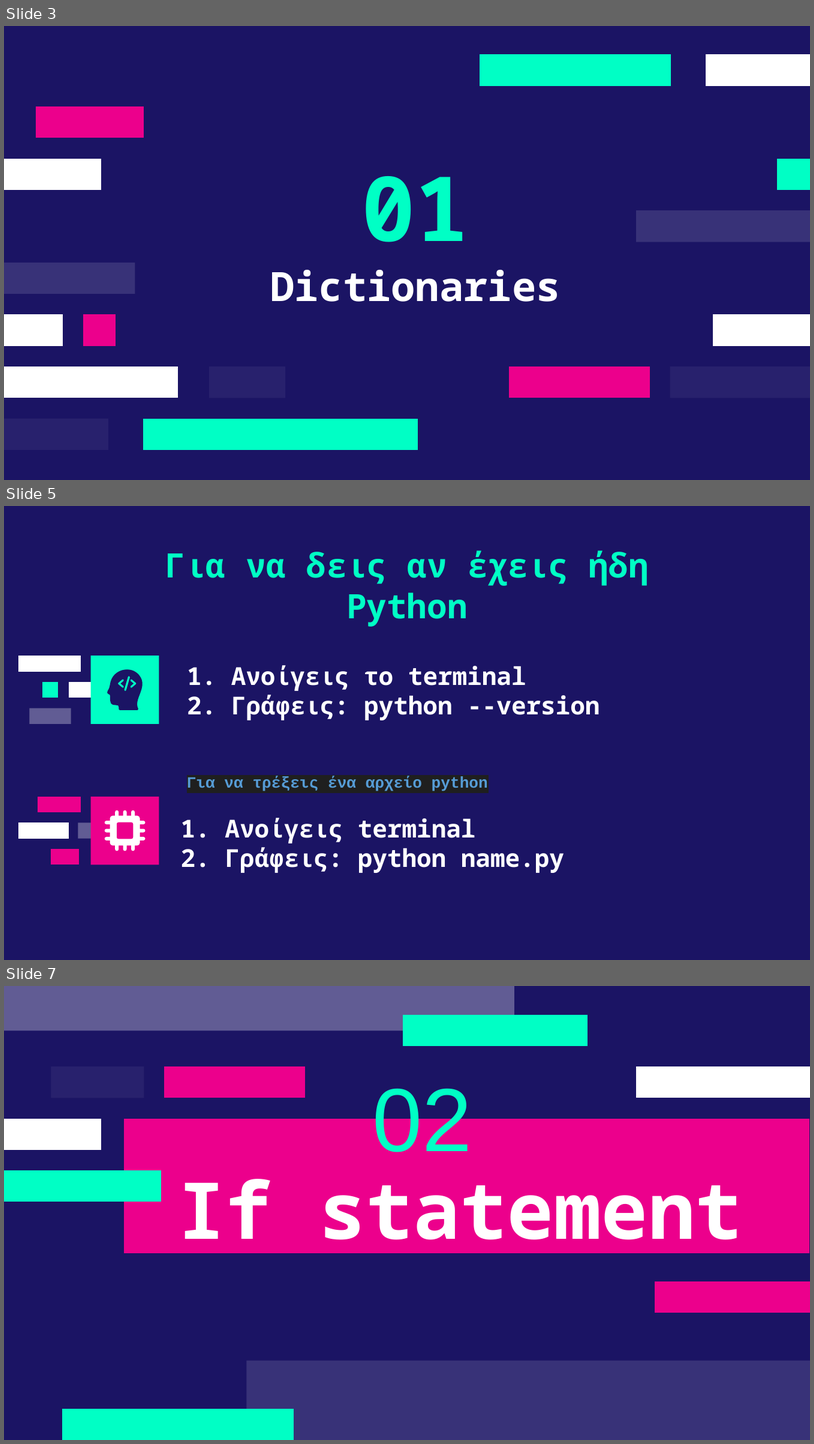
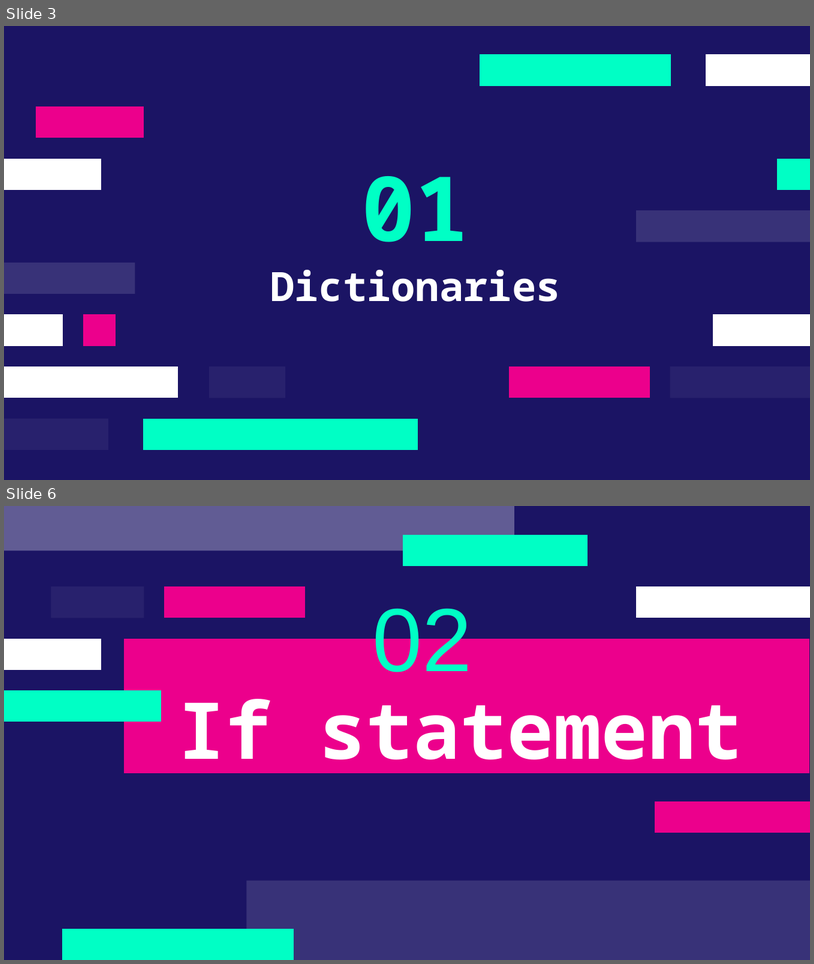
Before and after one commit to deepblue597/python_tutorial, a slide deck: lesson 2/Lesson 2 Python.pptx. Shown one above the other, each under a label of ours: slides 3, 5 and 7 before the commit, slides 3 and 6 after it; the slides between them are not shown. The pictures are 814x1444 and 814x964 pixels, drawn with LibreOffice and Linux fonts; fonts in the diff are those of the drawing. Boxes give left, top, right and bottom in pixels: in the first picture for what was removed or moved away, otherwise in the second. Text is boxed around its words. In the diff, an @@ line names an element or a change of style, - is before the commit and + after.

```diff
--- a/lesson 2/Lesson 2 Python.pptx
+++ b/lesson 2/Lesson 2 Python.pptx
@@ slide 5 removed at box(4, 506, 810, 960), background #1B1464 @@
@@ title removed at box(165, 550, 649, 627) @@
-Για να δεις αν έχεις ήδη Python
@@ freeform shape removed at box(18, 655, 81, 672) @@
@@ rectangle removed at box(91, 655, 159, 724) @@
@@ title removed at box(187, 665, 600, 720) @@
-1. Ανοίγεις το terminal
-2. Γράφεις: python --version
@@ freeform shape removed at box(43, 682, 59, 698) @@
@@ freeform shape removed at box(69, 682, 97, 698) @@
@@ freeform shape removed at box(107, 670, 143, 710) @@
@@ freeform shape removed at box(30, 708, 72, 724) @@
@@ text removed at box(187, 777, 488, 791) @@
-Για να τρέξεις ένα αρχείο python
@@ freeform shape removed at box(38, 796, 81, 813) @@
@@ rectangle removed at box(91, 796, 159, 865) @@
@@ freeform shape removed at box(105, 810, 145, 850) @@
@@ freeform shape removed at box(18, 822, 69, 838) @@
@@ freeform shape removed at box(78, 822, 98, 838) @@
@@ text removed at box(181, 817, 564, 873) @@
-1. Ανοίγεις terminal
-2. Γράφεις: python name.py
@@ freeform shape removed at box(51, 849, 79, 865) @@
@@ what was slide 7 is now slide 6 @@
```
Also in this commit, not shown: 1 slide changed, 3 slides added, 2 other slides removed, 3 other files.
